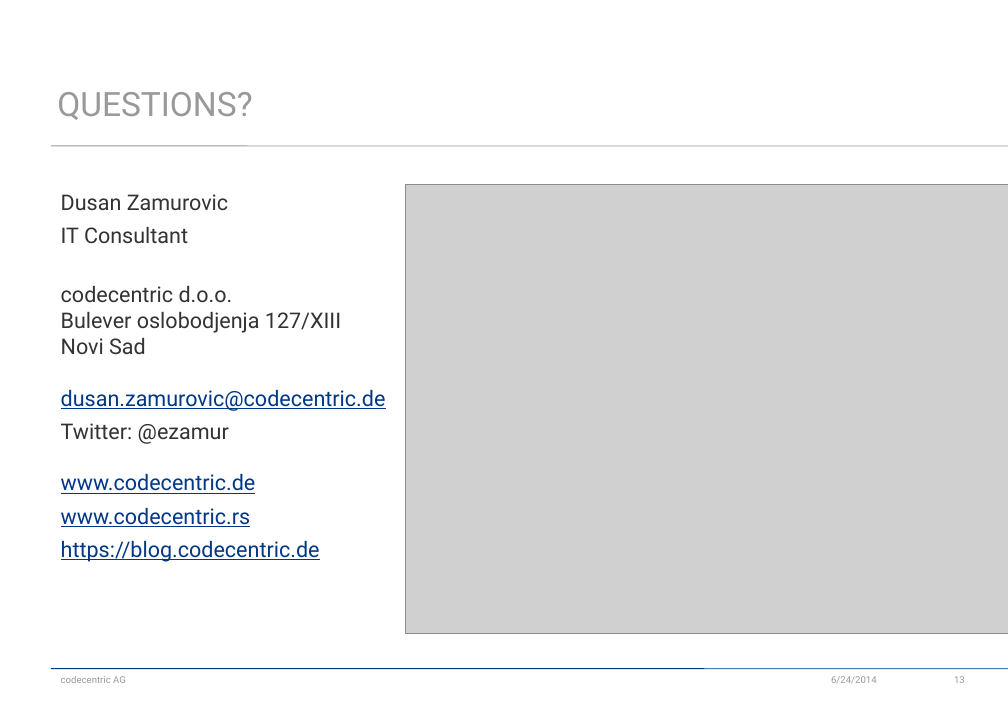
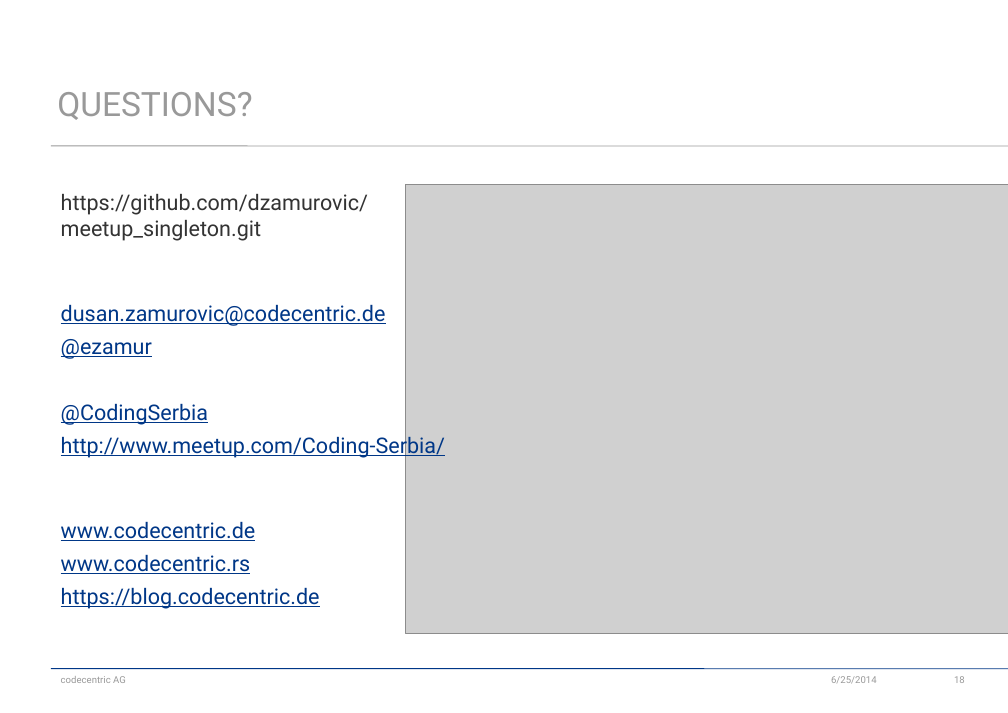
Before and after one commit to dzamurovic/meetup_singleton, a slide deck: slide 18 of meetup.pptx (slide 13 before the commit). Drawn at 1008x713 pixels with LibreOffice and Linux fonts; fonts in the diff are those of the drawing; grey boxes stand for pictures; background and template pictures are left out. Boxes give left, top, right and bottom in pixels: in the first picture for what was removed or moved away, otherwise in the second. Text is boxed around its words. In the diff, an @@ line names an element or a change of style, - is before the commit and + after.

Commit message:
Updating slides

```diff
--- a/meetup.pptx
+++ b/meetup.pptx
@@ text at <box>61,194,445,541</box>: text changed; text colour #333333 to #003787 @@
-Dusan Zamurovic
-IT Consultant
-codecentric d.o.o.
-Bulever oslobodjenja 127/XIII
-Novi Sad
-dusan.zamurovic@codecentric.de
-Twitter: @ezamur
-www.codecentric.de
+https://github.com/dzamurovic/meetup_singleton.git
+dusan.zamurovic@codecentric.de
+@ezamur
+@CodingSerbia
+http://www.meetup.com/Coding-Serbia/
+www.codecentric.de
```
Also in this commit, not shown: 2 other slides changed, 5 slides added.
